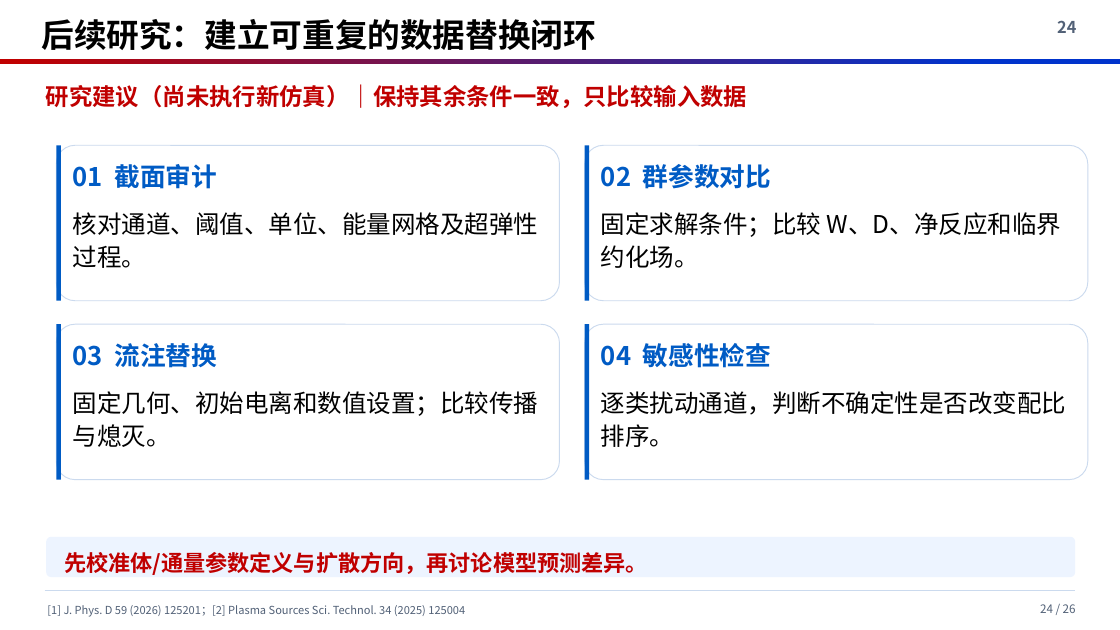
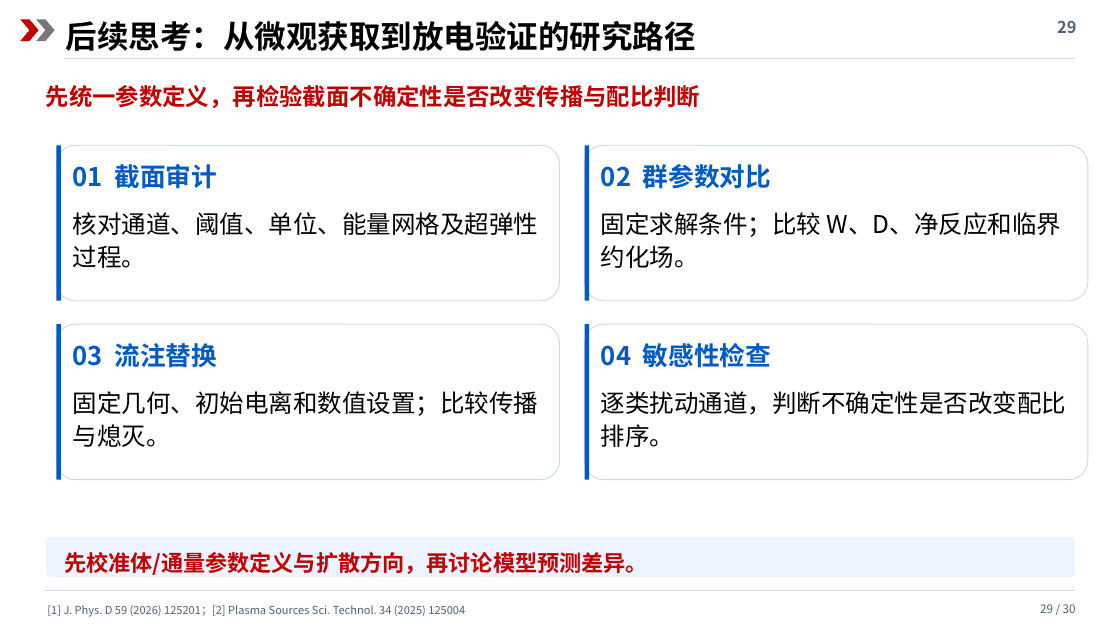
Before and after one commit to cass1223/cassbook, a slide deck: slide 29 of presentations/c4f7n/c4f7n_review.pptx (slide 24 before the commit). Drawn at 1120x630 pixels with LibreOffice and Linux fonts; fonts in the diff are those of the drawing. Boxes give left, top, right and bottom in pixels: in the first picture for what was removed or moved away, otherwise in the second. Text is boxed around its words. In the diff, an @@ line names an element or a change of style, - is before the commit and + after.

```diff
--- a/presentations/c4f7n/c4f7n_review.pptx
+++ b/presentations/c4f7n/c4f7n_review.pptx
@@ rectangle added at (0, 0, 1120, 71), fill #FFFFFF @@
@@ chevron added at (20, 19, 39, 41), fill #C00000 @@
@@ chevron added at (36, 19, 55, 41), fill #777777 @@
@@ text at (66, 21, 696, 51): text changed; size 28 to 27 pt @@
-后续研究：建立可重复的数据替换闭环
+后续思考：从微观获取到放电验证的研究路径
@@ rectangle removed at (1008, 0, 1120, 55) @@
@@ text at (1057, 20, 1076, 33): text changed @@
-24
+29
@@ line added from (64, 58) to (1074, 58), #D7D7D7 0.7 pt @@
@@ text at (46, 85, 701, 108): text changed @@
-研究建议（尚未执行新仿真）｜保持其余条件一致，只比较输入数据
+先统一参数定义，再检验截面不确定性是否改变传播与配比判断
@@ text at (1040, 604, 1076, 613): text changed @@
-24 / 26
+29 / 30
```
Also in this commit, not shown: 16 other slides changed, 13 slides added, 9 slides removed, 4 other files.
